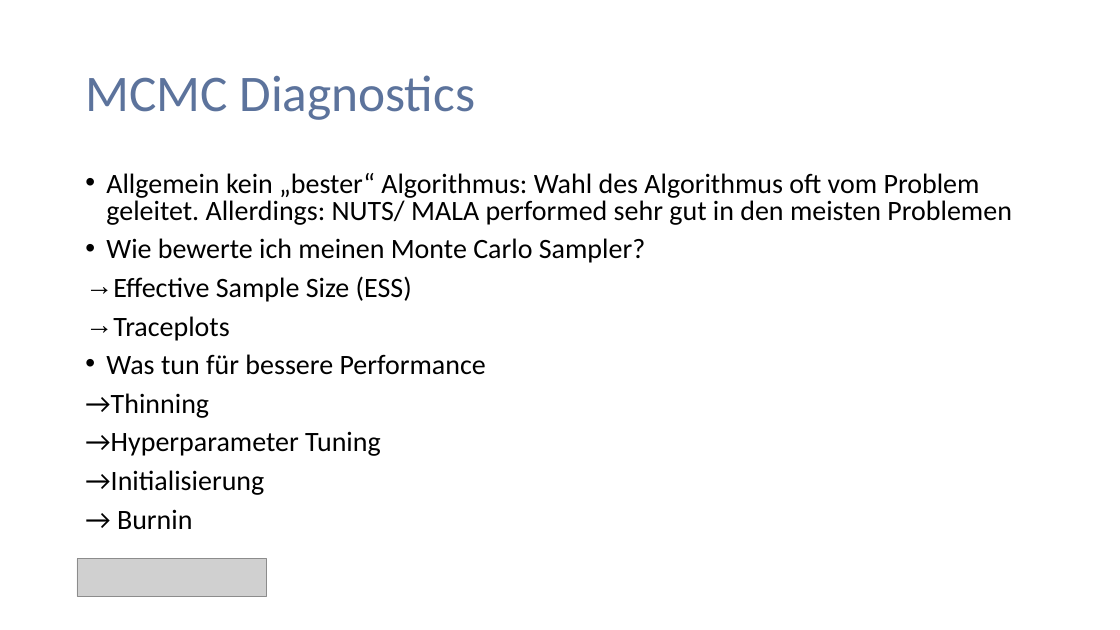
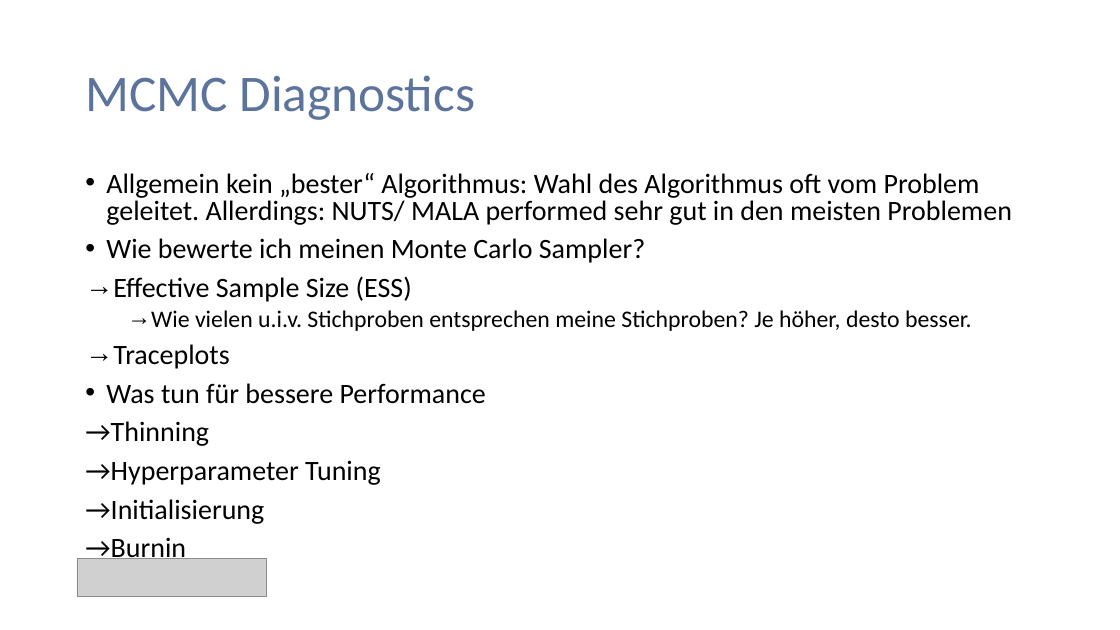
Before and after one commit to PaulNitschke/MCMC-Workshop---Stads, a slide deck: slide 26 of Präsentation_MonteCarlo.pptx (slide 25 before the commit). Drawn at 1120x630 pixels with LibreOffice and Linux fonts; fonts in the diff are those of the drawing; grey boxes stand for pictures. Boxes give left, top, right and bottom in pixels: in the first picture for what was removed or moved away, otherwise in the second. Text is boxed around its words. In the diff, an @@ line names an element or a change of style, - is before the commit and + after.

```diff
--- a/Präsentation_MonteCarlo.pptx
+++ b/Präsentation_MonteCarlo.pptx
@@ text at (151, 310, 972, 331): paragraph added @@
+  → Wie vielen u.i.v. Stichproben entsprechen meine Stichproben? Je höher, desto besser.
@@ text at (85, 537, 186, 564): spaces changed @@
-→ Burnin
+→Burnin
```
Also in this commit, not shown: 3 other slides changed, 1 slide added.
